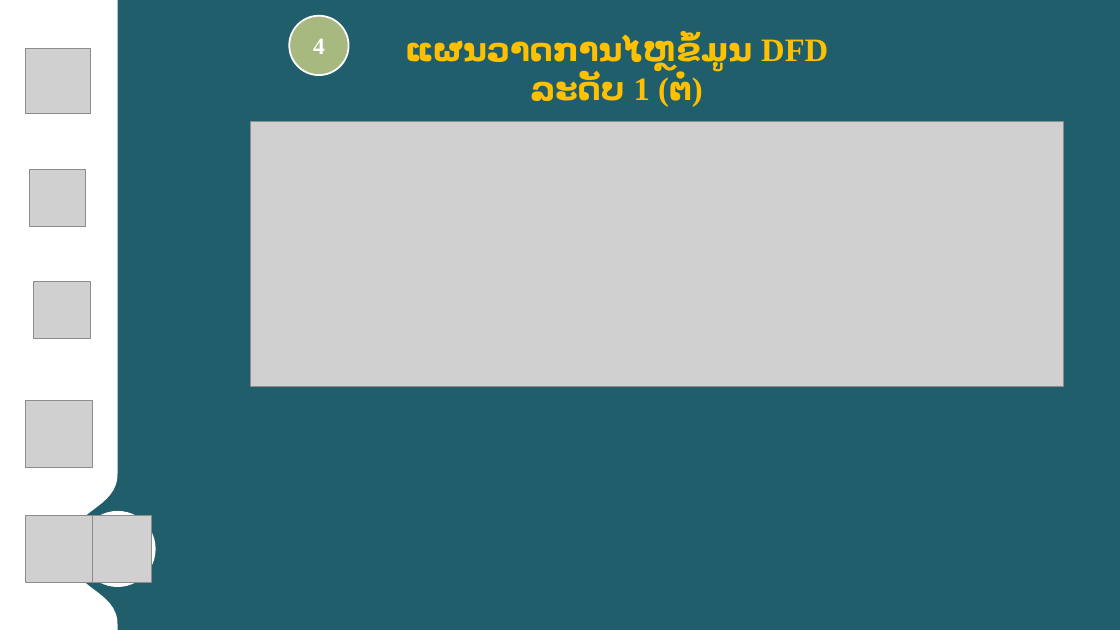
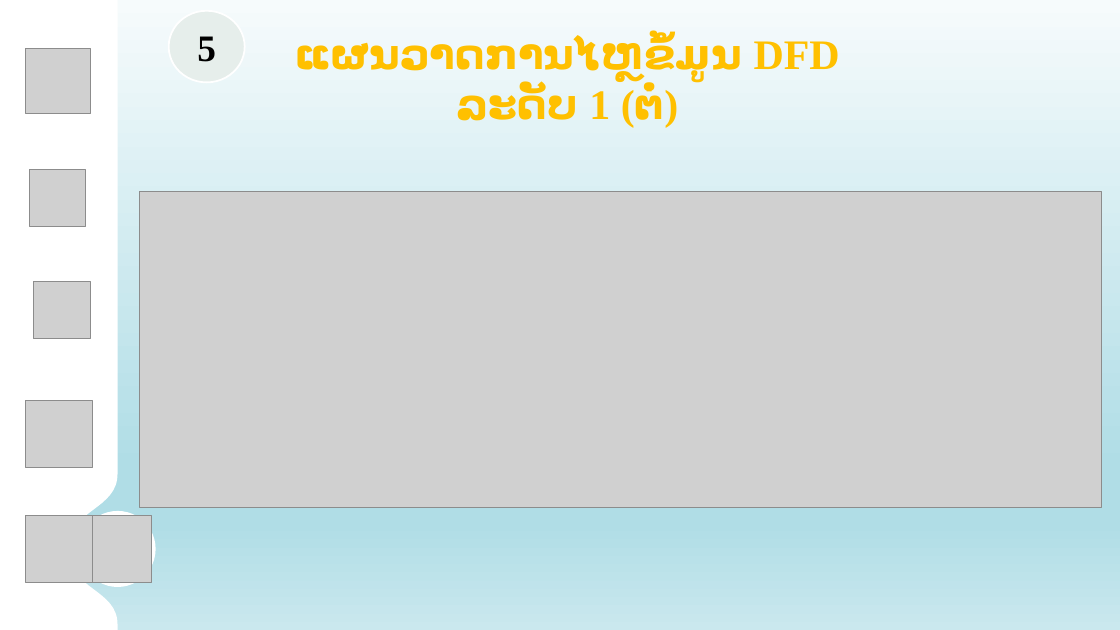
Before and after one commit to Phonekham/BusReservationDocs, a slide deck: slide 17 of Present Final.pptx (slide 12 before the commit). Drawn at 1120x630 pixels with LibreOffice and Linux fonts; fonts in the diff are those of the drawing; grey boxes stand for pictures; background and template pictures are left out. Boxes give left, top, right and bottom in pixels: in the first picture for what was removed or moved away, otherwise in the second. Text is boxed around its words. In the diff, an @@ line names an element or a change of style, - is before the commit and + after.

```diff
--- a/Present Final.pptx
+++ b/Present Final.pptx
@@ background #215E6B to gradient #F6FBFC to #B0DDE6 to #CBE8EE @@
@@ ellipse added at [169,11,245,82], fill #E6EEEB, outline #FFFFFF 1.5 pt, 32 pt, text #000000, bold @@
+5
@@ text "ແຜນວາດການໄຫຼຂໍ້ມູນ DFD ລະດັບ 1 (ຕໍ່)": place and size @@
-text "ແຜນວາດການໄຫຼຂໍ້ມູນ DFD ລະດັບ 1 (ຕໍ່)" at [405,34,828,107]
+text "ແຜນວາດການໄຫຼຂໍ້ມູນ DFD ລະດັບ 1 (ຕໍ່)" at [295,34,840,127]
@@ text "ແຜນວາດການໄຫຼຂໍ້ມູນ DFD ລະດັບ 1 (ຕໍ່)" at [295,34,840,127]: size 28 to 36 pt @@
@@ ellipse removed at [289,16,349,76] @@
-4
@@ picture removed at [250,122,1064,386] @@
@@ picture added at [139,192,1102,507] @@
```
Also in this commit, not shown: 20 other slides changed, 6 slides added, 1 other file.
